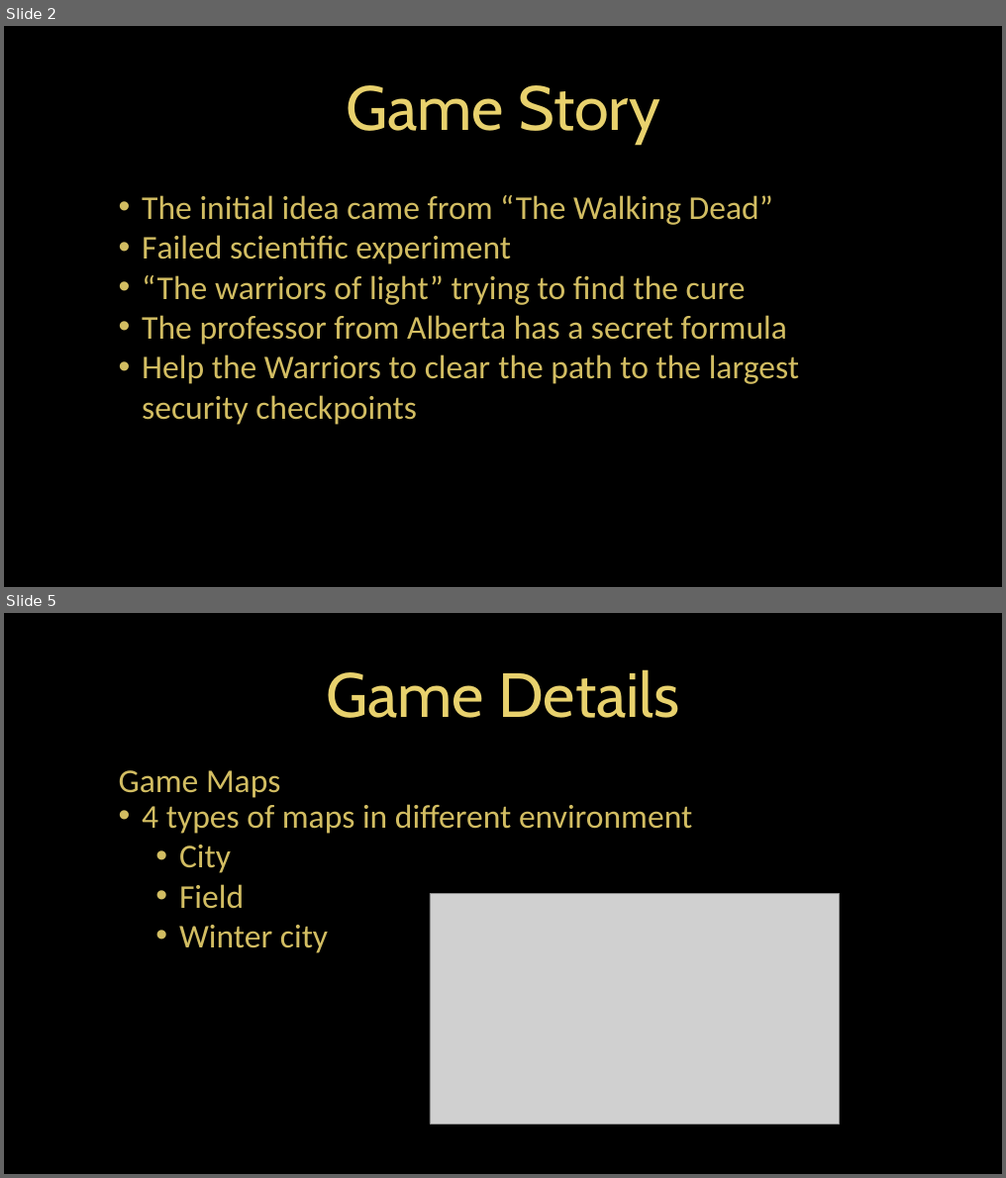
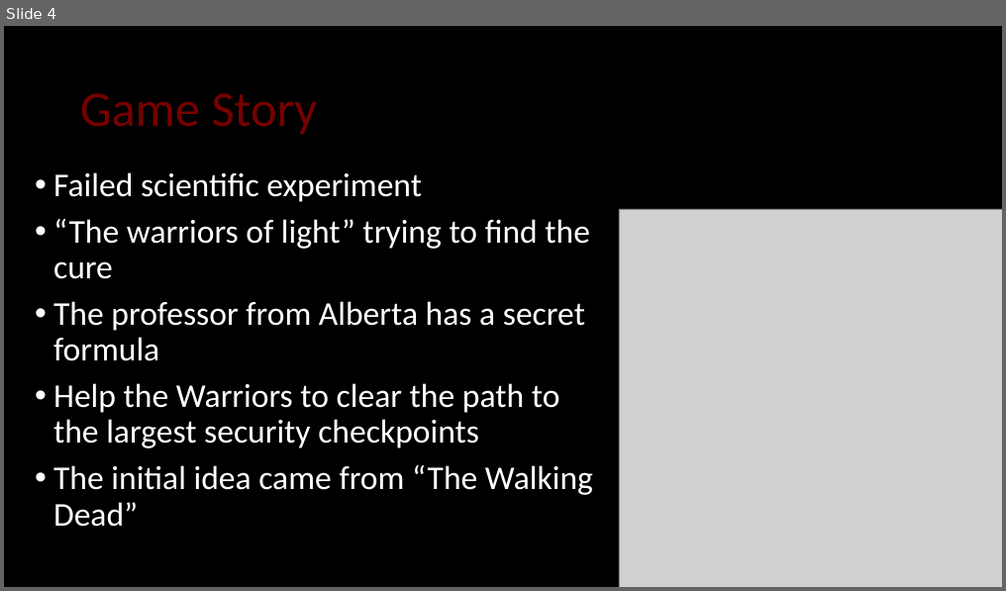
Before and after one commit to Ostapa/COMP397-TermProject, a slide deck: COMP397_Presentation.pptx. Shown one above the other, each under a label of ours: slides 2 and 5 before the commit, slide 4 after it; the slides between them are not shown. The pictures are 1006x1178 and 1006x591 pixels, drawn with LibreOffice and Linux fonts; fonts in the diff are those of the drawing; grey boxes stand for pictures; background and template pictures are left out. Boxes give left, top, right and bottom in pixels: in the first picture for what was removed or moved away, otherwise in the second. Text is boxed around its words. In the diff, an @@ line names an element or a change of style, - is before the commit and + after.

```diff
--- a/COMP397_Presentation.pptx
+++ b/COMP397_Presentation.pptx
@@ slide 5 removed at bbox=[4, 613, 1002, 1174], background picture (left out) @@
@@ title removed at bbox=[326, 669, 679, 718] @@
-Game Details
@@ text removed at bbox=[119, 770, 280, 798] @@
-Game Maps
@@ text removed at bbox=[142, 804, 692, 954] @@
-• 4 types of maps in different environment
-  • City
-  • Field
-  • Winter city
@@ picture removed at bbox=[430, 894, 840, 1124] @@
@@ what was slide 2 is now slide 4 @@
@@ slide 4 changed as well @@
@@ title "Game Story" at bbox=[80, 93, 318, 134]: size 60 to 48 pt, font Cabin to Calibri, text colour #E8D16D to #770000; alignment centre to left @@
@@ text "Failed scientific experiment": place and size @@
-text "Failed scientific experiment" at bbox=[142, 195, 799, 425]
+text "Failed scientific experiment" at bbox=[54, 173, 593, 527]
@@ text at bbox=[54, 173, 590, 449]: text colour #D2BD62 to #FFFFFF in "Failed scientific experiment", "“The warriors of light” trying to find ...", "The professor from Alberta has a secret ...", "Help the Warriors to clear the path ..."; indent changed; line spacing 1 to 0.9; more space between paragraphs @@
@@ text at bbox=[142, 195, 773, 225]: paragraph removed @@
-• The initial idea came from “The Walking Dead”
@@ picture added at bbox=[619, 209, 1002, 587] @@
@@ text at bbox=[54, 466, 593, 527]: paragraph added @@
+• The initial idea came from “The Walking Dead”
```
Also in this commit, not shown: 1 other slide changed, 4 slides added, 4 other slides removed, 41 other files.
